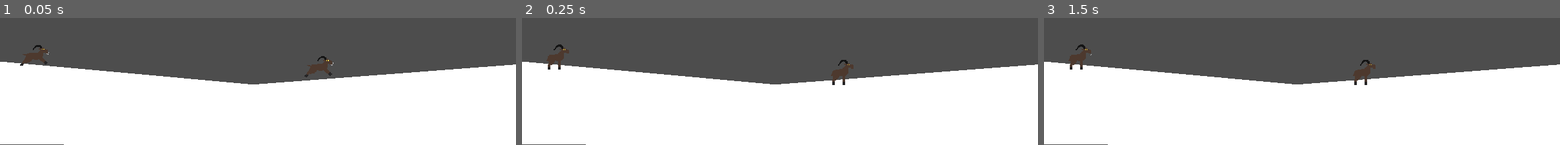
Above: before the commit, frames 1-3 (left to right).
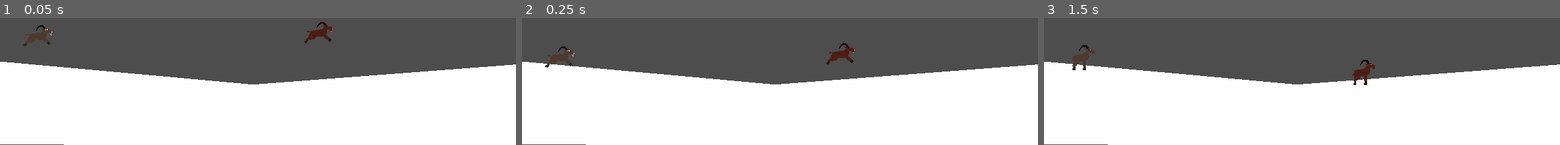
Above: after the commit, the same moments.

Repository: beyarkay/goat-game
Game: Godot game, scene res://levels/combat_test_level.tscn
Same seed, same stepped clock (60 frames per second), same inputs: the game is played once before the commit and once after it. This scene is started directly instead of the project's main scene.
Inputs:
- Up to frame 1 (0.05 s): no input
- Up to frame 2 (0.25 s): no input
- Up to frame 3 (1.5 s): tap Enter at 0.5 s; tap Space at 1.25 s

The runs differ from the first frame. In frame 1, 1.4% of the frame differs, in the area x 3-65%, y 3-47%; in frame 2, 1.0%; in frame 3, 0.7%.

Commit message:
🐐 Add goat combat test level

Diff:
--- a/levels/combat_test_level.tscn
+++ b/levels/combat_test_level.tscn
@@ -15,8 +15,9 @@
 script = ExtResource("1_atsoa")
 
 [node name="goat" parent="." instance=ExtResource("2_13alk")]
-position = Vector2(76, 450)
+position = Vector2(83, 406)
 
 [node name="goat2" parent="." instance=ExtResource("2_13alk")]
-position = Vector2(711, 475)
+modulate = Color(1, 0.509804, 0.435294, 1)
+position = Vector2(710, 399)
 player = 2
